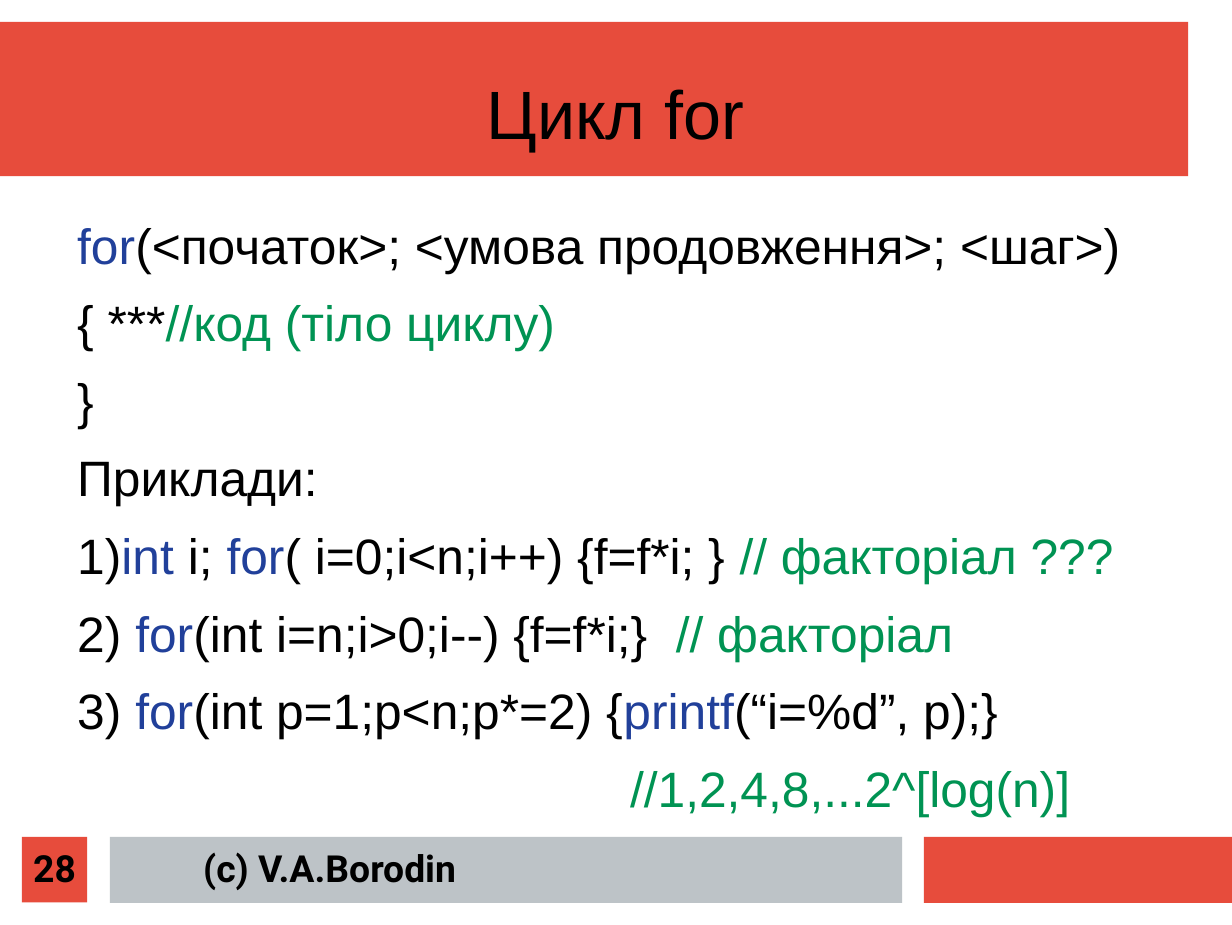
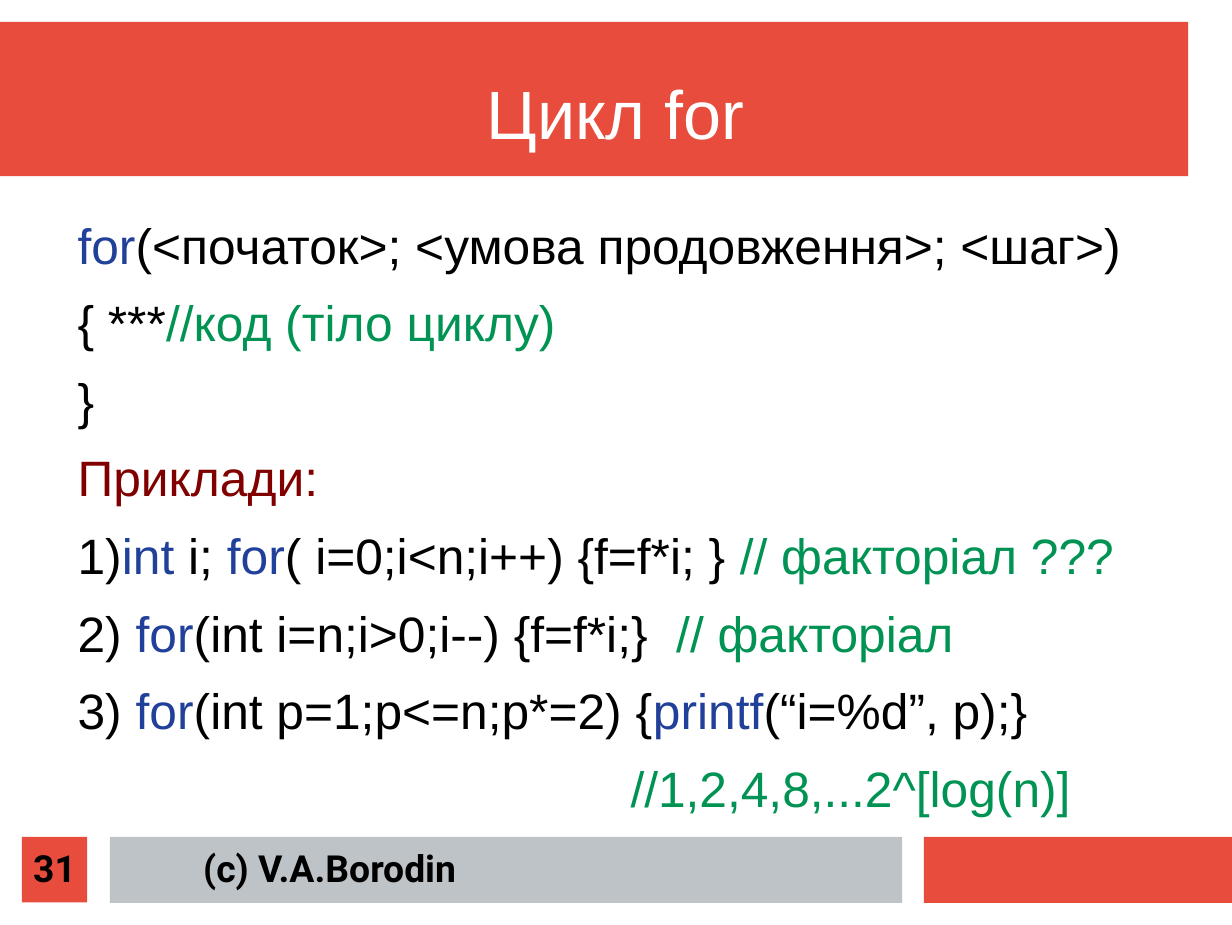
Before and after one commit to mecchmatProjects/CppCourse, a slide deck: slide 31 of Lect02/CppTutorUkr1.ppt (slide 28 before the commit). Drawn at 1232x925 pixels with LibreOffice and Linux fonts; fonts in the diff are those of the drawing. Boxes give left, top, right and bottom in pixels: in the first picture for what was removed or moved away, otherwise in the second. Text is boxed around its words. In the diff, an @@ line names an element or a change of style, - is before the commit and + after.

```diff
--- a/Lect02/CppTutorUkr1.ppt
+++ b/Lect02/CppTutorUkr1.ppt
@@ text "Цикл for" at [487, 89, 745, 151]: text colour #000000 to #FFFFFF @@
@@ text at [78, 461, 318, 506]: text colour #000000 to #800000 in "Приклади:" @@
@@ text at [78, 693, 1027, 739]: text changed @@
-3) for(int p=1;p<n;p*=2) {printf(“i=%d”, p);}
+3) for(int p=1;p<=n;p*=2) {printf(“i=%d”, p);}
@@ page number at [33, 855, 76, 883]: text changed @@
-28
+31
```
Also in this commit, not shown: 17 other slides changed, 4 slides added, 1 slide removed.
